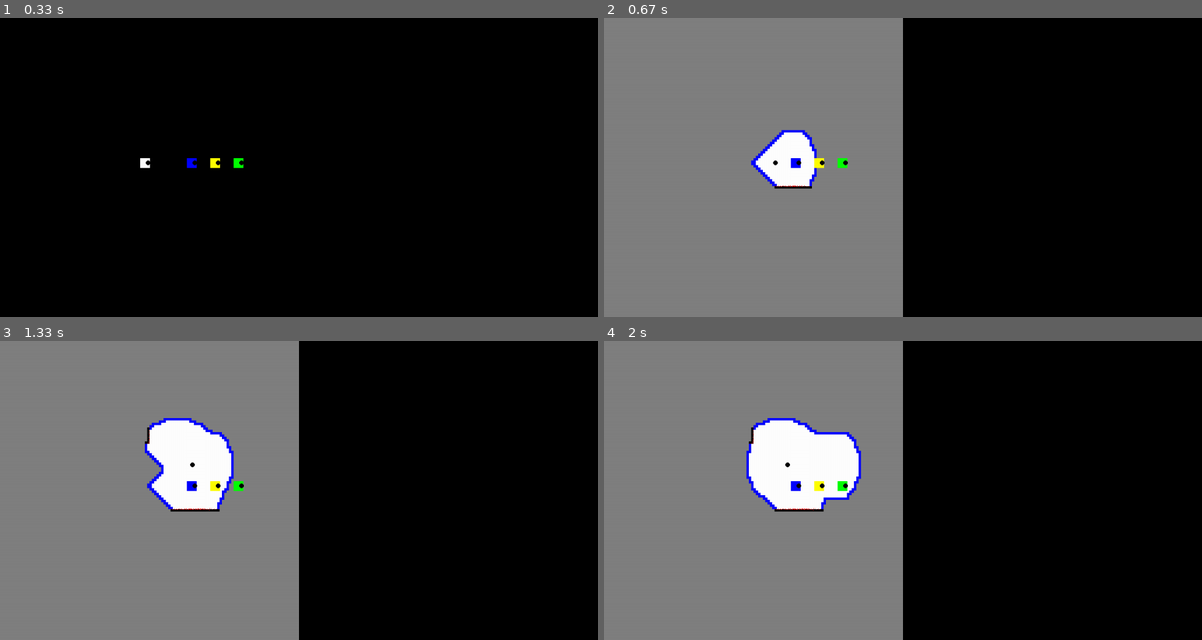
Above: before the commit, frames 1-4 (two rows, left to right).
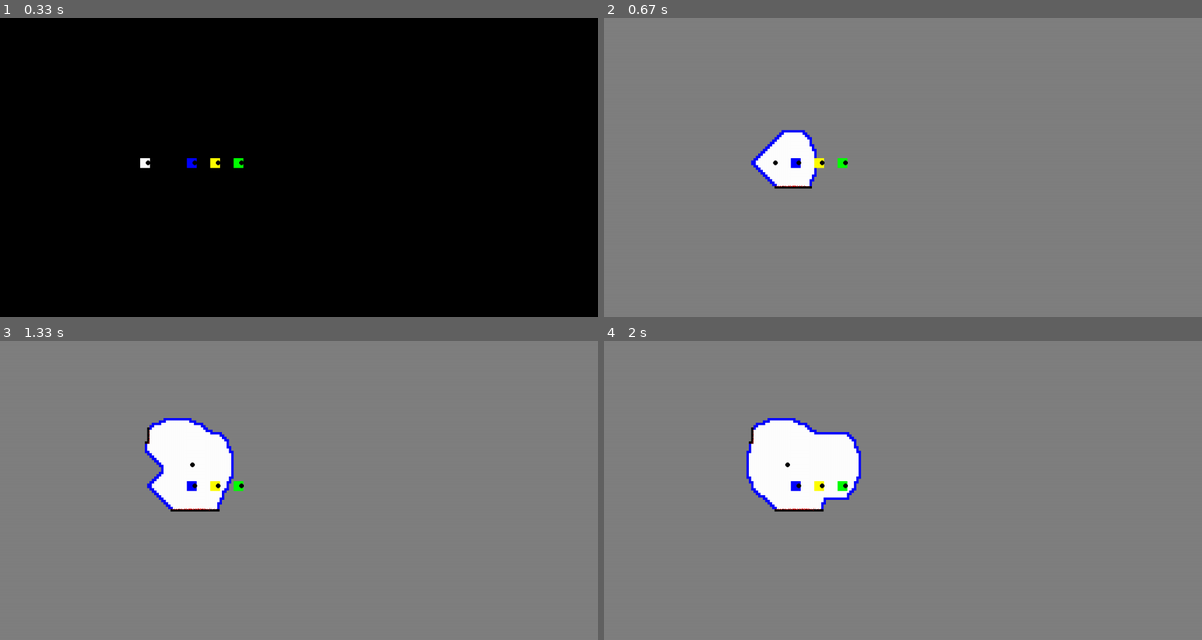
Above: after the commit, the same moments.

Repository: LuisPeMoraRod/drones_exploration_sim
Game: pygame game, started from src/simulation/main.py
The game is run twice, just before and just after one commit, with the same random seed, the same clock (stepped at 60 frames per second) and the same inputs.
Inputs:
- Up to frame 1 (0.33 s): no input
- Up to frame 2 (0.67 s): hold Right from 0.33 s (still down)
- Up to frame 3 (1.33 s): release Right at 0.8 s; hold Up 0.83-1.13 s; hold Right from 1.17 s (still down)
- Up to frame 4 (2 s): release Right at 1.63 s; hold Left from 1.67 s (still down)

Frame 1 is identical in both runs. In frame 2, 50% of the frame differs, in the area x 50-100%, y 0-100%; in frame 3, 50%; in frame 4, 50%.

Commit message:
fix(grid): invert limits in init grid function

Diff:
--- a/src/simulation/occupancy_grid.py
+++ b/src/simulation/occupancy_grid.py
@@ -47,9 +47,9 @@
         At the beginning, all cells will be unknown. The robot will update the cells as it explores the map.
         """
         grid = []
-        for i in range(0, map.get_height(), GRID_CELL_DIMENTIONS[1]):
+        for i in range(0, map.get_width(), GRID_CELL_DIMENTIONS[0]):
             row = []
-            for j in range(0, map.get_width(), GRID_CELL_DIMENTIONS[0]):
+            for j in range(0, map.get_height(), GRID_CELL_DIMENTIONS[1]):
                 row.append(GRID_VALUES["UNKNOWN"])
             grid.append(row)
         return np.array(grid)
@@ -67,13 +67,44 @@
         # add current position to flood fill and set as reached
         flood_fill = deque()
         flood_fill.append(startGrid)
+        # set of reached cells by outer BFS
         reached = set()
         reached.add(startGrid)
 
+        # Queue to store frontiers
+        frontiers_queue = deque()
+        # set to store visited frontiers
+        visited_frontier = set()
+
         while flood_fill:
             current = flood_fill.popleft()  # get the first element of the queue
-            if self.isFrontier(current):  # handle frontier cell
+            if (
+                self.isFrontier(current) and current not in visited_frontier
+            ):  # handle frontier cell that has not been visited
+
+                #         frontier_group = []
+                #         cell_queue = deque()
+                #         cell_queue.append(current)
+                #         visited_frontier.add(current)
+
                 self.grid[current[0], current[1]] = GRID_VALUES["FRONTIER"]
+
+            #         while cell_queue:
+            #             current_frontier_cell = cell_queue.popleft()
+            #             frontier_group.append(current_frontier_cell)
+            #             for neighbor in self.getNeighbors(current_frontier_cell):
+            #                 if (
+            #                     self.grid[neighbor[0], neighbor[1]]
+            #                     == GRID_VALUES["UNKNOWN"]
+            #                     and neighbor not in visited_frontier
+            #                 ):
+            #                     cell_queue.append(neighbor)
+            #                     visited_frontier.add(neighbor)
+
+            #         frontiers_queue.append(
+            #             frontier_group
+            #         )  # add the discovered frontier group to the queue
+
             for neighbor in self.getNeighbors(current):
                 if neighbor not in reached:
                     if (
--- a/src/simulation/sensors.py
+++ b/src/simulation/sensors.py
@@ -1,7 +1,7 @@
 import pygame
 from math import pi, cos, sin, sqrt
 import numpy as np
-from constants import COLORS, DIRECTIONS, GRID_VALUES, RAYS_AMOUNT
+from constants import COLORS, DIRECTIONS, GRID_VALUES, RAYS_AMOUNT, GRID_CELL_DIMENTIONS
 
 
 class LaserSensor:
@@ -77,8 +77,8 @@
         """
         Update the value of the cell in the grid.
         """
-        i = x // 5
-        j = y // 5
+        i = x // GRID_CELL_DIMENTIONS[0]
+        j = y // GRID_CELL_DIMENTIONS[1]
         self.grid[i, j] = value
 
     def euclideanDistance(self, obstaclePosition: tuple) -> float:
